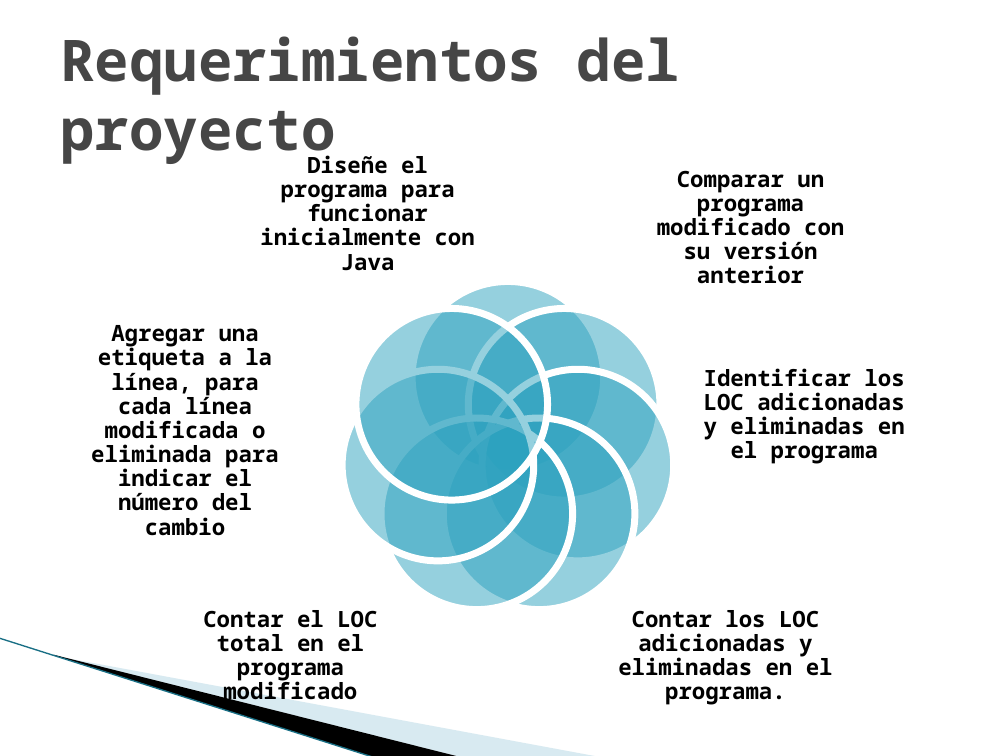
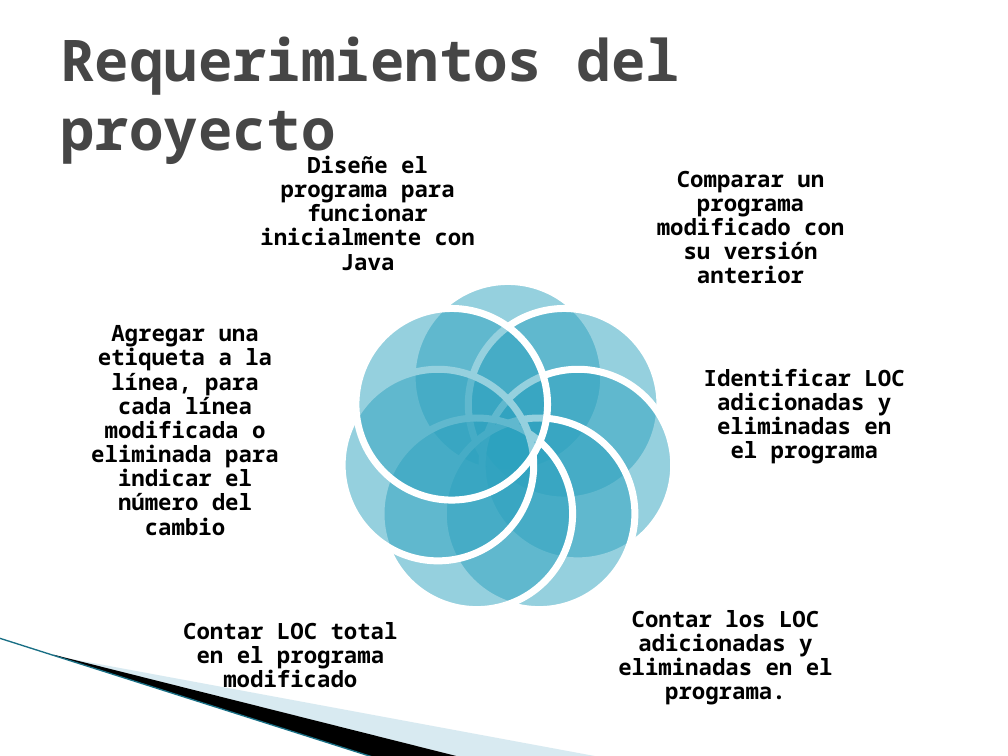
Before and after one commit to jlsarmientoh/tsp_change_counter, a slide deck: slide 12 of docs/NoteBook/Project cycle reports/TSPi – Ciclo 1.pptx. Drawn at 1008x756 pixels with LibreOffice and Linux fonts; fonts in the diff are those of the drawing; background and template pictures are left out. Boxes give left, top, right and bottom in pixels: in the first picture for what was removed or moved away, otherwise in the second. Text is boxed around its words. In the diff, an @@ line names an element or a change of style, - is before the commit and + after.

```diff
--- a/docs/NoteBook/Project cycle reports/TSPi – Ciclo 1.pptx
+++ b/docs/NoteBook/Project cycle reports/TSPi – Ciclo 1.pptx
@@ text at [704, 368, 904, 464]: text changed @@
-Identificar los LOC adicionadas y eliminadas en el programa
+Identificar LOC adicionadas y eliminadas en el programa
@@ text at [183, 622, 398, 688]: text changed @@
-Contar el LOC total en el programa modificado
+Contar LOC total en el programa modificado
```
Also in this commit, not shown: 15 other slides changed.
